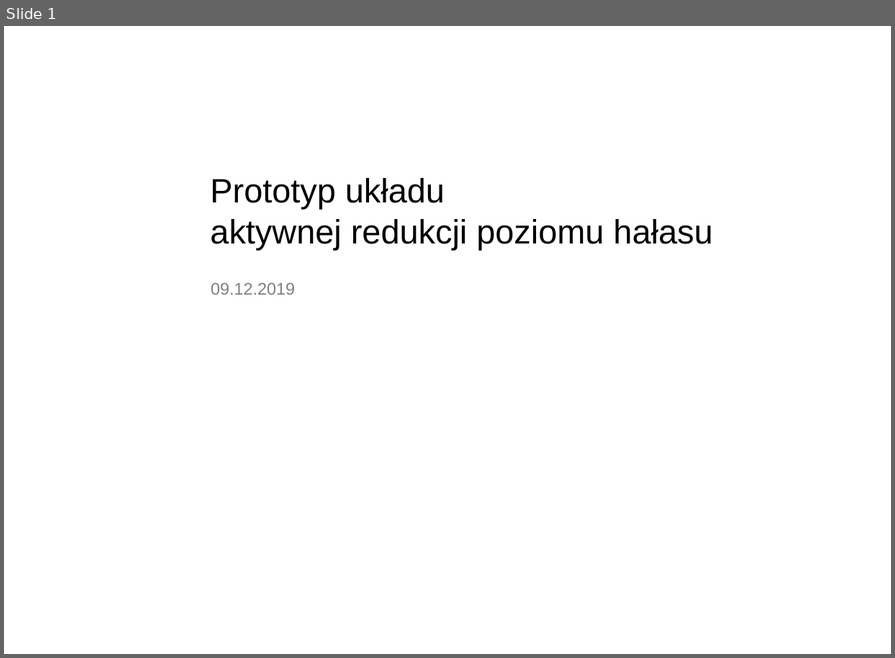
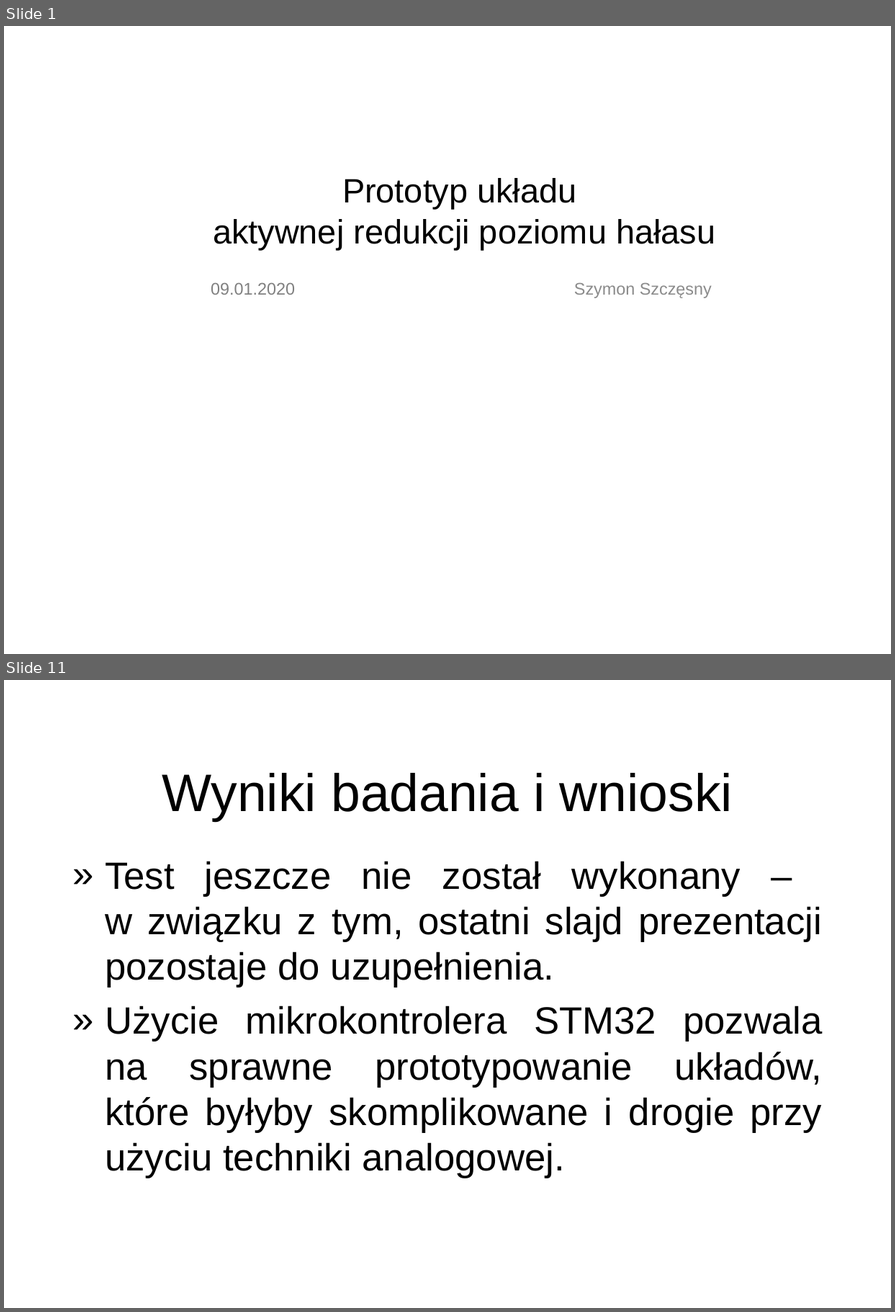
Before and after one commit to Stchena/ANC-Thesis, a slide deck: Assets/prezentacja_prototyp_ukladu_aktywnej_redukcji_poziomu_halasu.ppt. Shown one above the other, each under a label of ours: slide 1 before the commit, slides 1 and 11 after it; the slides between them are not shown. The pictures are 895x658 and 895x1312 pixels, drawn with LibreOffice and Linux fonts; fonts in the diff are those of the drawing; background and template pictures are left out. Boxes give left, top, right and bottom in pixels: in the first picture for what was removed or moved away, otherwise in the second. Text is boxed around its words. In the diff, an @@ line names an element or a change of style, - is before the commit and + after.

Commit message:
Fixing minor mistakes, formatting text and modifying the presentation.
Summary:
- Fixes
- New assets
- Changed formatting in a few spots
- Modified presentation
- Removed the copyright clausule from titlepage, it is an attachment now

```diff
--- a/Assets/prezentacja_prototyp_ukladu_aktywnej_redukcji_poziomu_halasu.ppt
+++ b/Assets/prezentacja_prototyp_ukladu_aktywnej_redukcji_poziomu_halasu.ppt
@@ slide 11 added at bbox=[4, 680, 891, 1308], background picture (left out) @@
@@ title added at bbox=[162, 773, 733, 821], 50 pt, text #000000 @@
+Wyniki badania i wnioski
@@ text added at bbox=[105, 861, 823, 1178], 36 pt, text #000000 @@
+» Test jeszcze nie został wykonany –
+  w związku z tym, ostatni slajd prezentacji pozostaje do uzupełnienia.
+» Użycie mikrokontrolera STM32 pozwala na sprawne prototypowanie układów, które byłyby skomplikowane i drogie przy użyciu techniki analogowej.
@@ slide 1 changed as well @@
@@ text "Prototyp układu aktywnej redukcji poziomu ..." at bbox=[213, 178, 715, 250]: alignment left to centre @@
@@ text at bbox=[211, 282, 295, 295]: text changed @@
-09.12.2019
+09.01.2020
@@ text added at bbox=[574, 282, 712, 298], 16 pt, text #8B8B8B @@
+Szymon Szczęsny
```
Also in this commit, not shown: 1 other slide changed, 9 other slides added, 8 slides removed, 12 other files.
